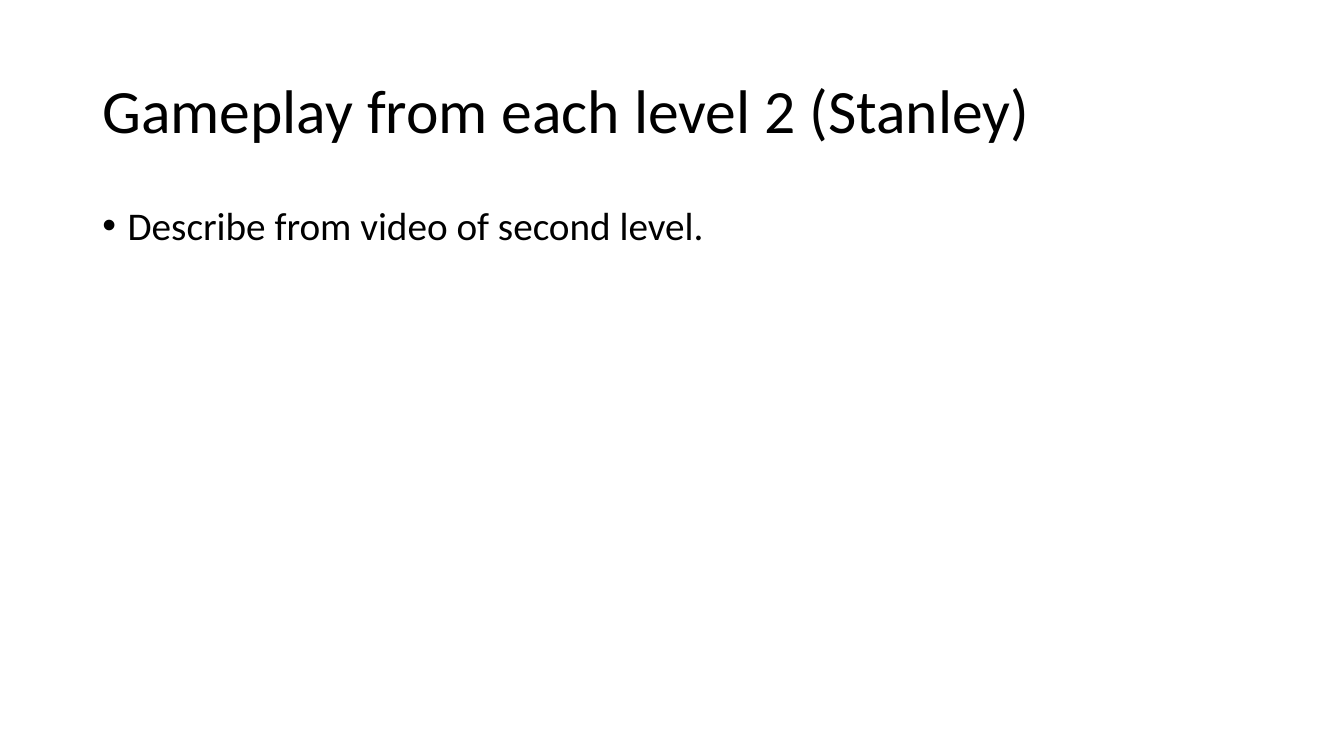
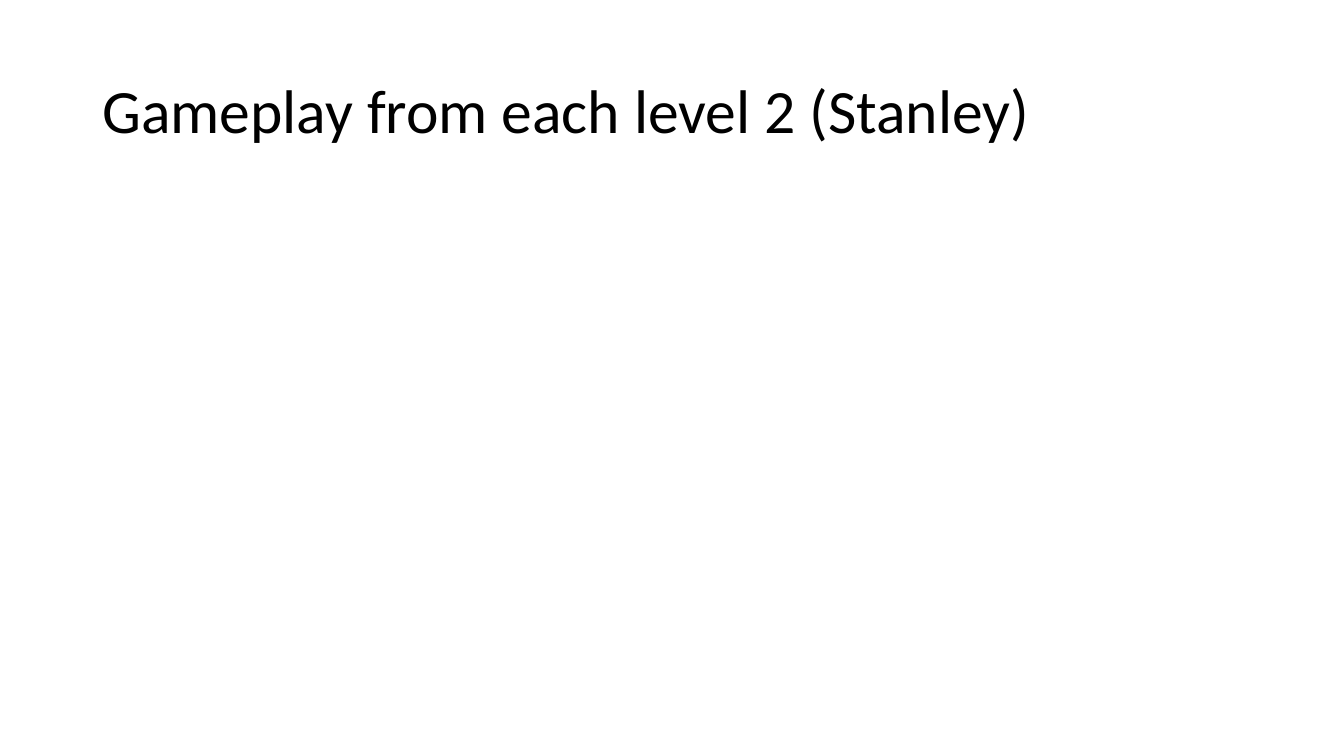
Before and after one commit to DannyStanley/TDEMO-, a slide deck: slide 5 of Video Presentation V2.pptx. Drawn at 1344x756 pixels with LibreOffice and Linux fonts; fonts in the diff are those of the drawing. Boxes give left, top, right and bottom in pixels: in the first picture for what was removed or moved away, otherwise in the second. Text is boxed around its words. In the diff, an @@ line names an element or a change of style, - is before the commit and + after.

```diff
--- a/Video Presentation V2.pptx
+++ b/Video Presentation V2.pptx
@@ text removed at <box>128,212,704,241</box> @@
-• Describe from video of second level.
```
Also in this commit, not shown: 7 other slides changed, 1 slide removed.
